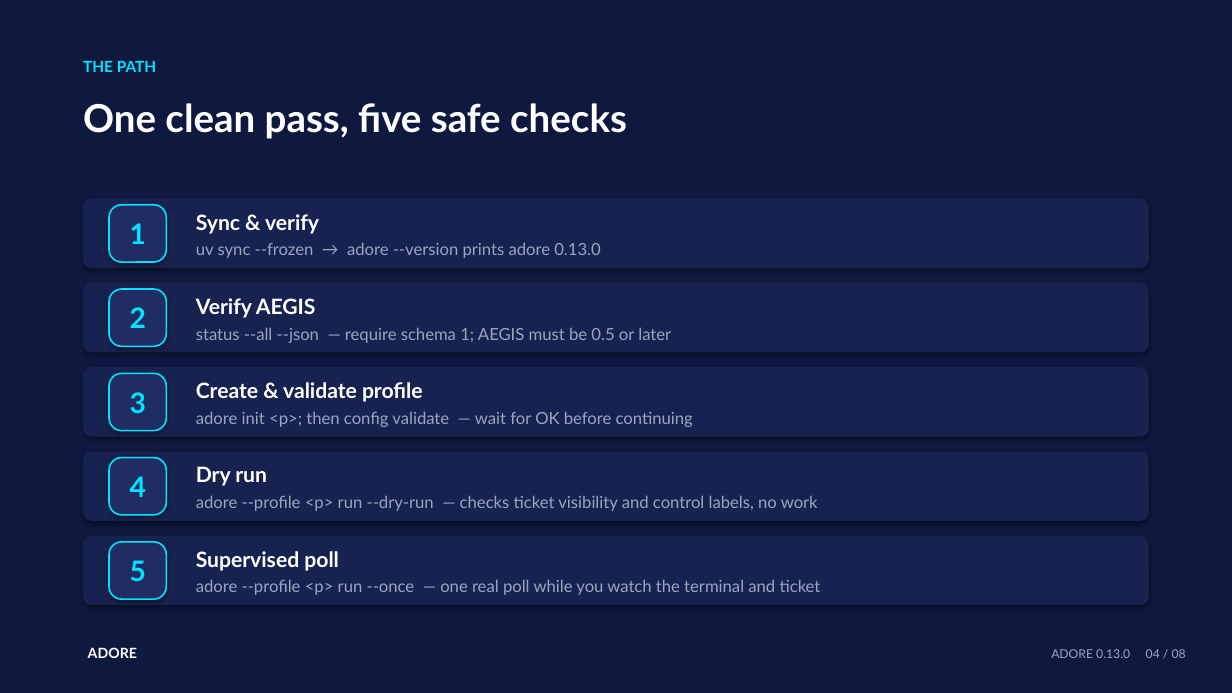
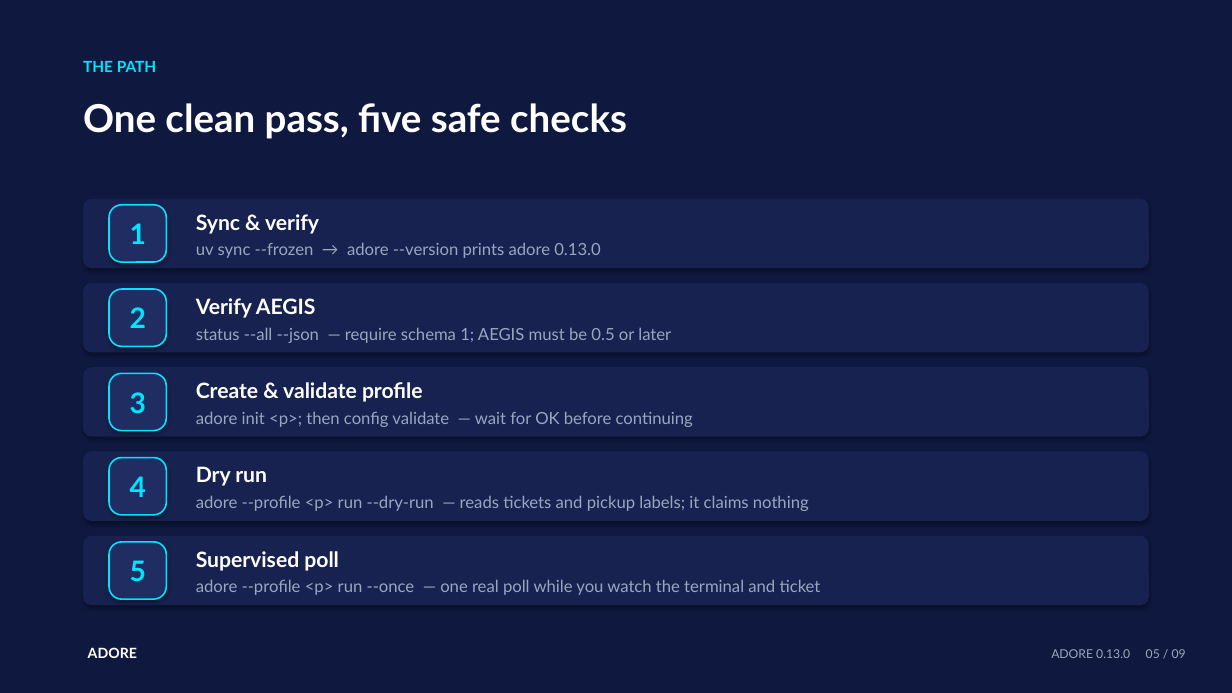
Before and after one commit to DDP-Engineering/AgenticDeliveryOrchestratorRuntimeEngine, a slide deck: slide 5 of 01_Documentation/Operator_Cheat_Sheets/Presentations/ADORE_01_Setup_And_First_Run.pptx (slide 4 before the commit). Drawn at 1232x693 pixels with LibreOffice and Linux fonts; fonts in the diff are those of the drawing. Boxes give left, top, right and bottom in pixels: in the first picture for what was removed or moved away, otherwise in the second. Text is boxed around its words. In the diff, an @@ line names an element or a change of style, - is before the commit and + after.

```diff
--- a/01_Documentation/Operator_Cheat_Sheets/Presentations/ADORE_01_Setup_And_First_Run.pptx
+++ b/01_Documentation/Operator_Cheat_Sheets/Presentations/ADORE_01_Setup_And_First_Run.pptx
@@ text at (196, 496, 809, 511): text changed @@
-adore --profile <p> run --dry-run — checks ticket visibility and control labels, no work
+adore --profile <p> run --dry-run — reads tickets and pickup labels; it claims nothing
@@ text at (1051, 649, 1186, 658): text changed @@
-ADORE 0.13.0 04 / 08
+ADORE 0.13.0 05 / 09
```
Also in this commit, not shown: 7 other slides changed, 1 slide added, 15 other files.
